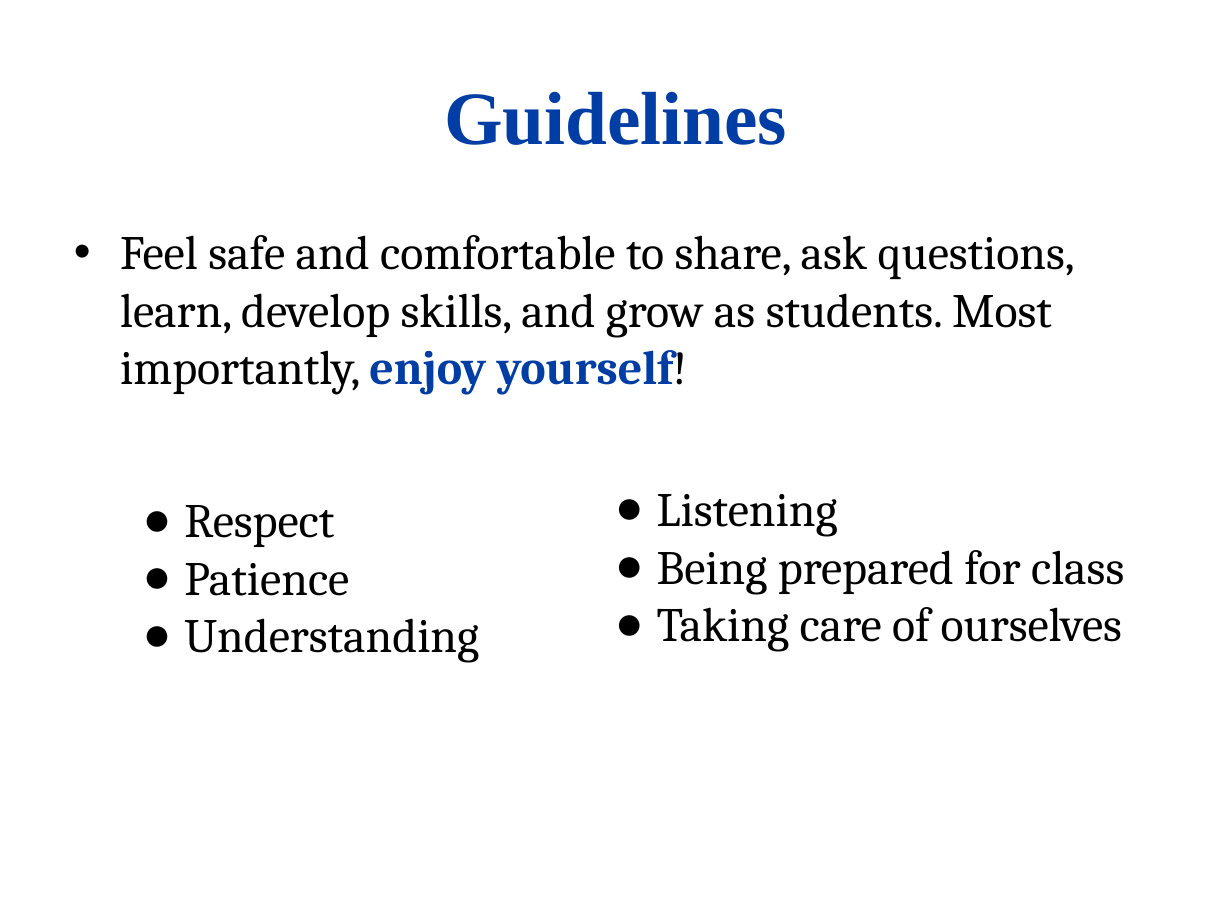
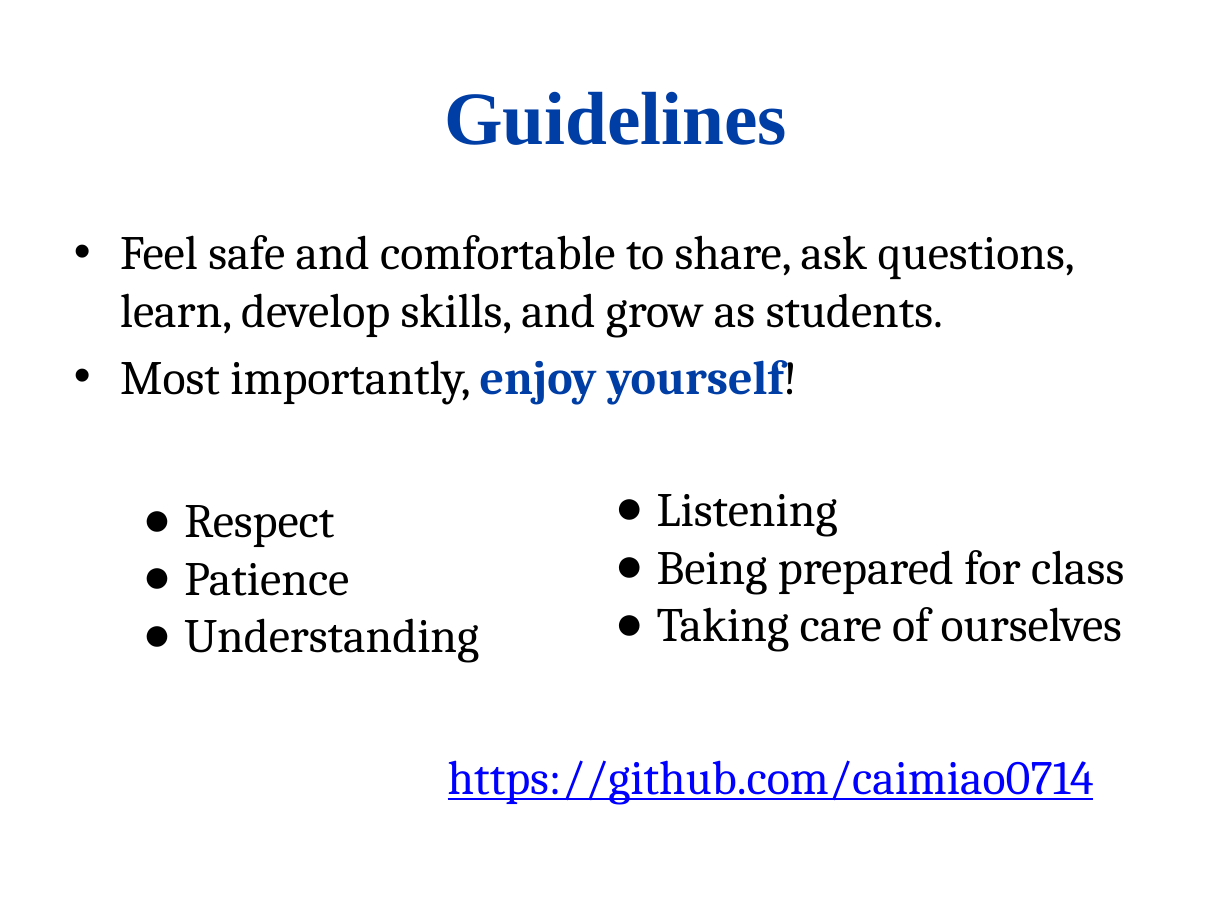
Before and after one commit to caimiao0714/SLU-JESIE-2019-Miao, a slide deck: slide 4 of 20190717Intro_Miao.pptx. Drawn at 1232x924 pixels with LibreOffice and Linux fonts; fonts in the diff are those of the drawing; background and template pictures are left out. Boxes give left, top, right and bottom in pixels: in the first picture for what was removed or moved away, otherwise in the second. Text is boxed around its words. In the diff, an @@ line names an element or a change of style, - is before the commit and + after.

```diff
--- a/20190717Intro_Miao.pptx
+++ b/20190717Intro_Miao.pptx
@@ text at (120,235,1075,404): text changed @@
-• Feel safe and comfortable to share, ask questions, learn, develop skills, and grow as students. Most importantly, enjoy yourself!
+• Feel safe and comfortable to share, ask questions, learn, develop skills, and grow as students.
+• Most importantly, enjoy yourself!
@@ text added at (448,760,1094,804), 28 pt, text #0000FF, underline @@
+https://github.com/caimiao0714
```
Also in this commit, not shown: 3 other files.
